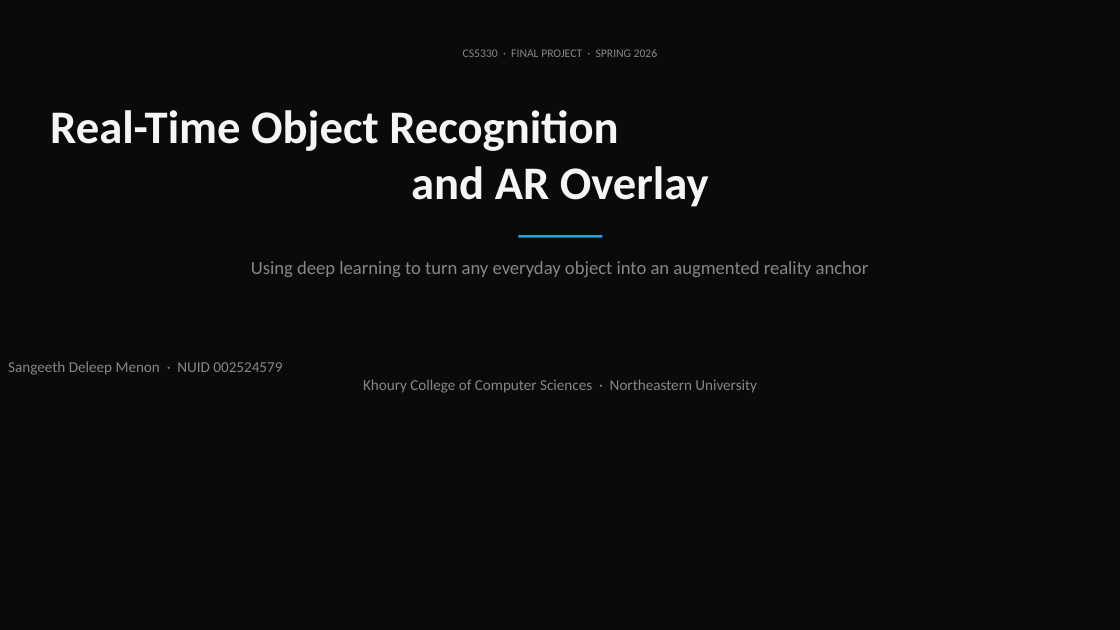
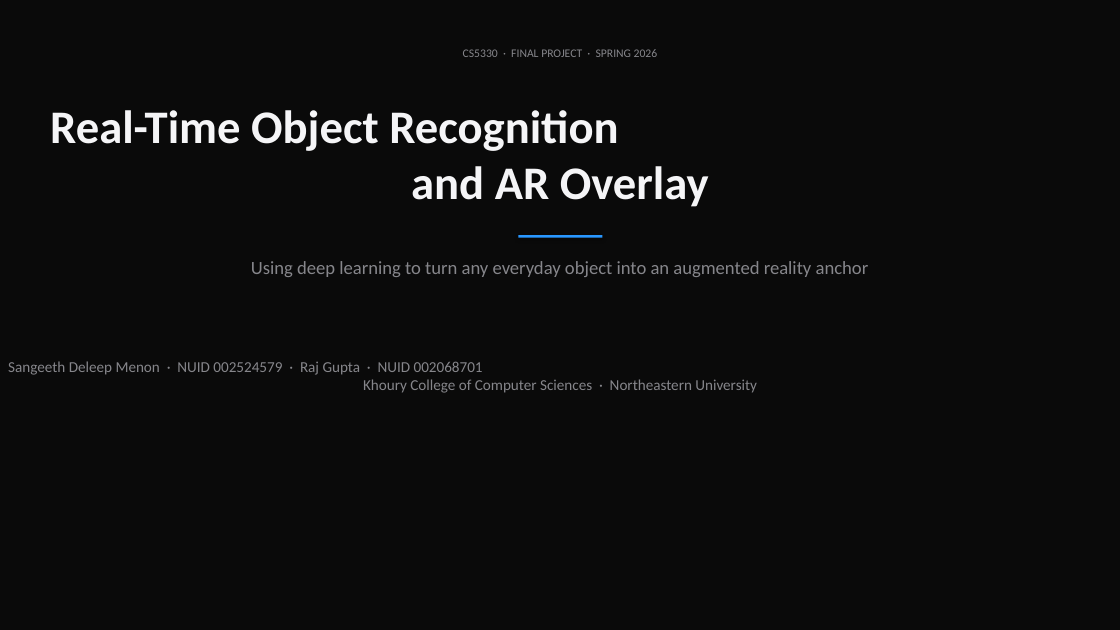
Before and after one commit to sangdelmenon/CS5330_Final_Project, a slide deck: slide 1 of presentation/presentation.pptx. Drawn at 1120x630 pixels with LibreOffice and Linux fonts; fonts in the diff are those of the drawing. Boxes give left, top, right and bottom in pixels: in the first picture for what was removed or moved away, otherwise in the second. Text is boxed around its words. In the diff, an @@ line names an element or a change of style, - is before the commit and + after.

Commit message:
Add Raj Gupta NUID, update report and presentation, add AR screenshot
- Add Raj Gupta NUID (002068701) to all documents: report, README,
  LaTeX, recognize_ar.py, print.html, make_pptx.py
- Update final_project_report.md with latest results and descriptions
- Remove ar_screenshot.png from .gitignore and commit the screenshot
- Recompile report/main.pdf and regenerate presentation.pptx

```diff
--- a/presentation/presentation.pptx
+++ b/presentation/presentation.pptx
@@ text at box(8, 361, 757, 393): text changed @@
-Sangeeth Deleep Menon · NUID 002524579
-Khoury College of Computer Sciences · Northeastern University
+Sangeeth Deleep Menon · NUID 002524579 · Raj Gupta · NUID 002068701
+Khoury College of Computer Sciences · Northeastern University
```
Also in this commit, not shown: 9 other files.
